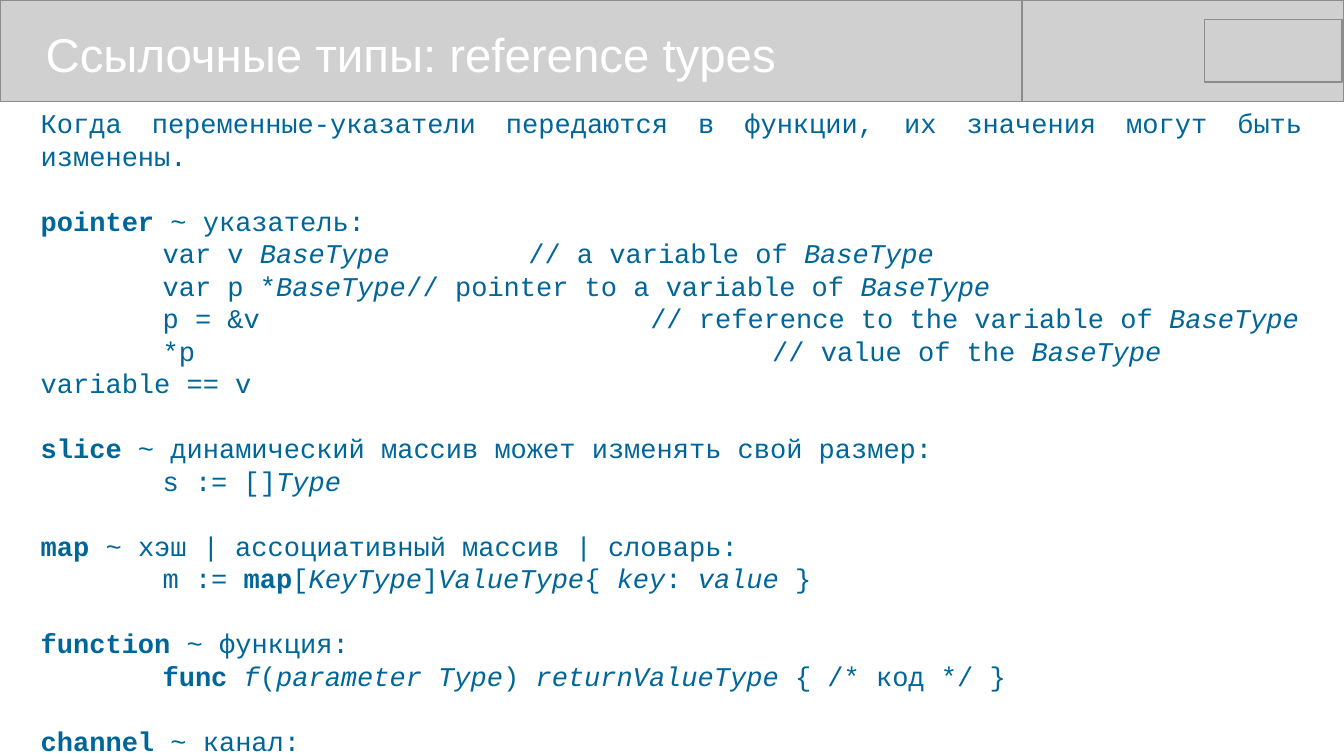
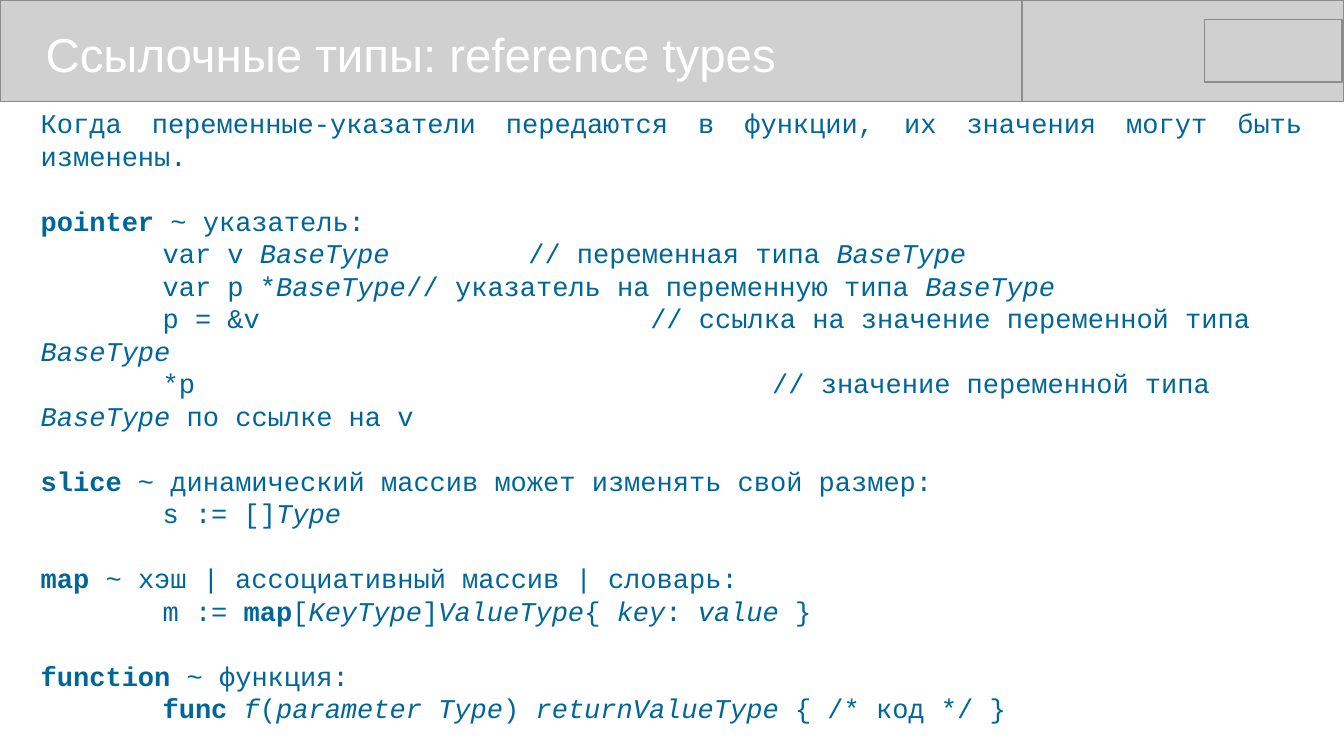
Before and after one commit to mike-shock/Go_language, a slide deck: slide 22 of Go_Review.odp. Drawn at 1344x756 pixels with LibreOffice and Linux fonts; fonts in the diff are those of the drawing; grey boxes stand for pictures. Boxes give left, top, right and bottom in pixels: in the first picture for what was removed or moved away, otherwise in the second. Text is boxed around its words. In the diff, an @@ line names an element or a change of style, - is before the commit and + after.

```diff
--- a/Go_Review.odp
+++ b/Go_Review.odp
@@ text at (41, 245, 1250, 432): text changed @@
-var v BaseType // a variable of BaseType
-var p *BaseType // pointer to a variable of BaseType
-p = &v // reference to the variable of BaseType
-*p // value of the BaseType variable == v
+var v BaseType // переменная типа BaseType
+var p *BaseType // указатель на переменную типа BaseType
+p = &v // ссылка на значение переменной типа BaseType
+*p // значение переменной типа BaseType по ссылке на v
```
Also in this commit, not shown: 3 other slides changed, 1 other file.
